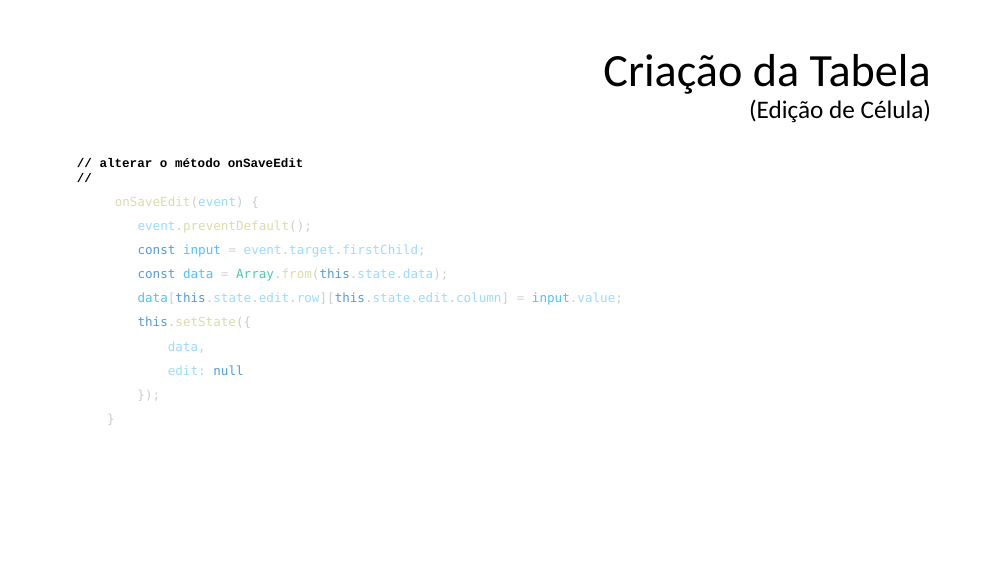
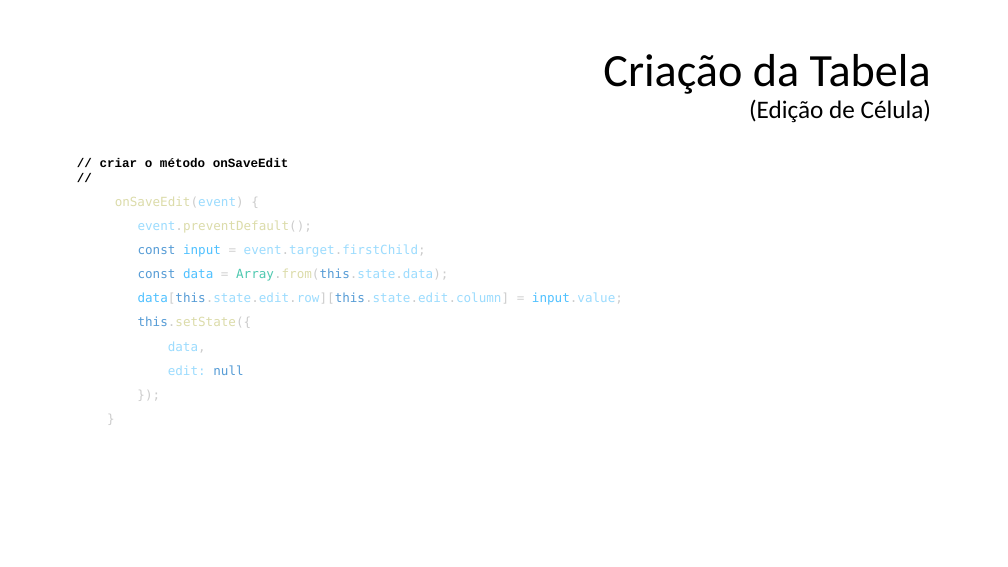
Before and after one commit to tadeumaffeis/ProgramacaoMultiplataforma, a slide deck: slide 28 of Aulas/04 - Criação de Tabela com Controles/04 - Tabela com Controles.pptx. Drawn at 1008x567 pixels with LibreOffice and Linux fonts; fonts in the diff are those of the drawing. Boxes give left, top, right and bottom in pixels: in the first picture for what was removed or moved away, otherwise in the second. Text is boxed around its words. In the diff, an @@ line names an element or a change of style, - is before the commit and + after.

```diff
--- a/Aulas/04 - Criação de Tabela com Controles/04 - Tabela com Controles.pptx
+++ b/Aulas/04 - Criação de Tabela com Controles/04 - Tabela com Controles.pptx
@@ text at bbox=[100, 158, 289, 167]: text changed @@
-// alterar o método onSaveEdit
+// criar o método onSaveEdit
```
Also in this commit, not shown: 1 other slide changed, 1 slide added.
